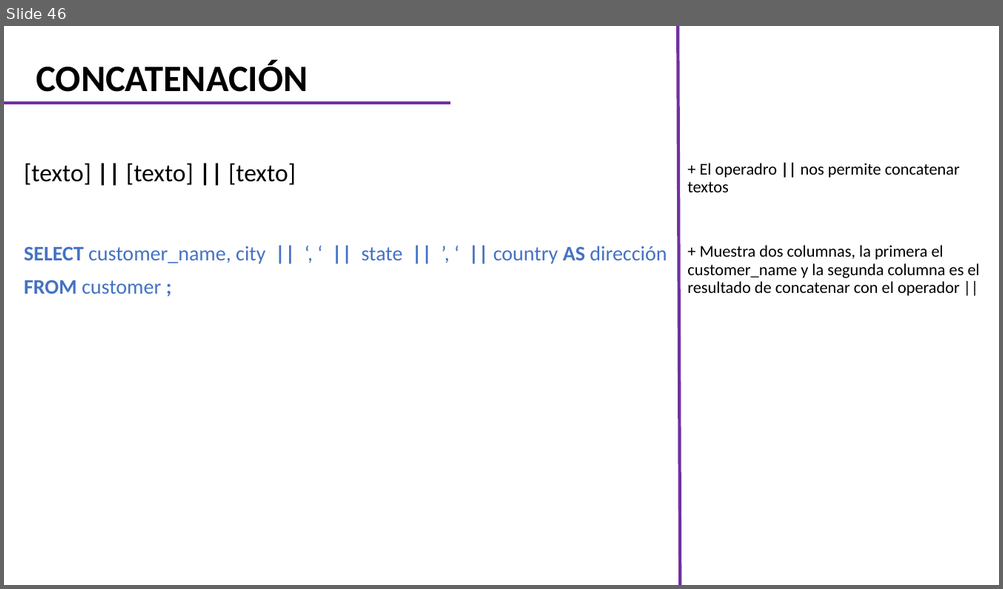
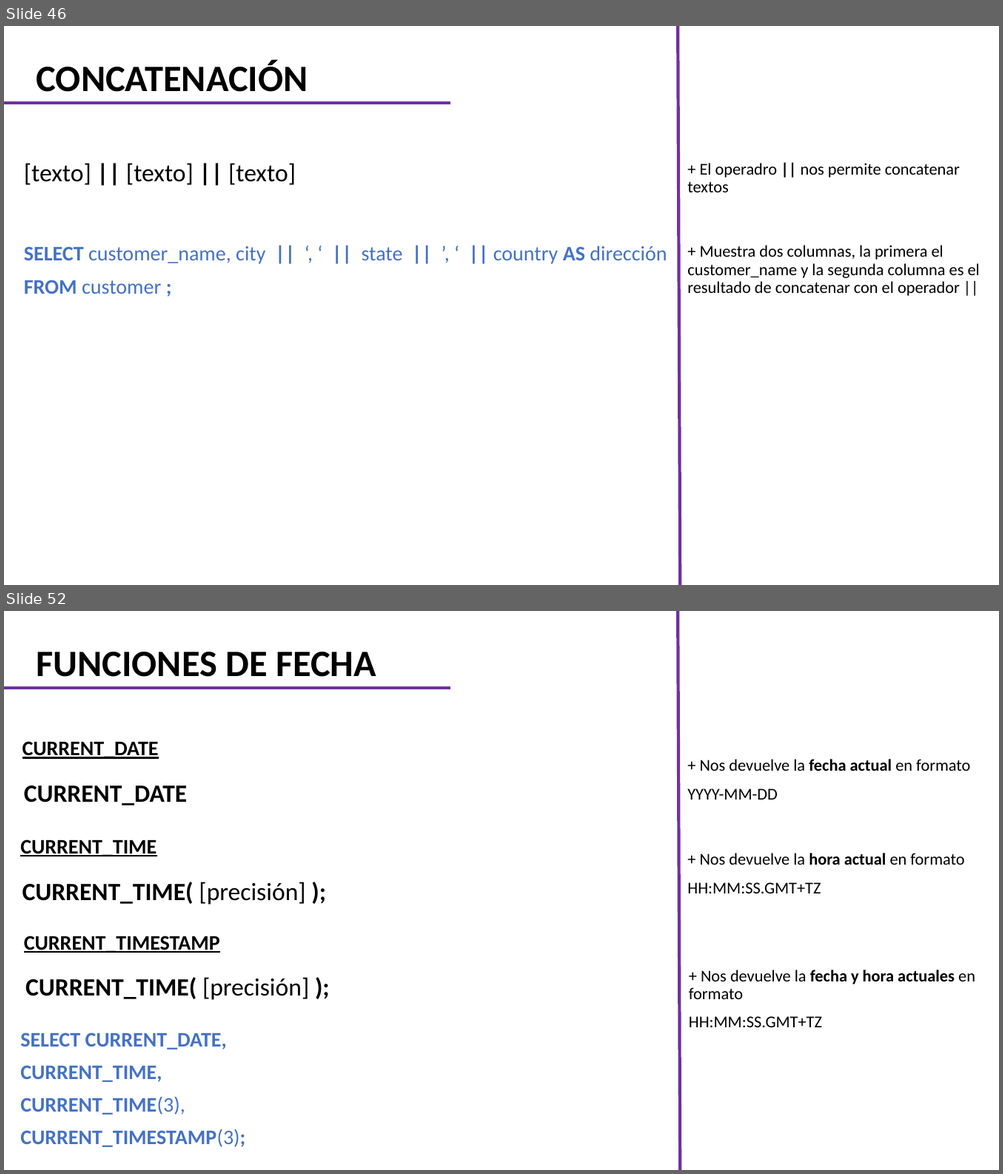
Before and after one commit to CarlosCamposs/Curso-AABD_SQL, a slide deck: Curso AABD-SQL (Notas).pptx. Shown one above the other, each under a label of ours: slide 46 before the commit, slides 46 and 52 after it; the slides between them are not shown. The pictures are 1003x589 and 1003x1174 pixels, drawn with LibreOffice and Linux fonts; fonts in the diff are those of the drawing. Boxes give left, top, right and bottom in pixels: in the first picture for what was removed or moved away, otherwise in the second. Text is boxed around its words. In the diff, an @@ line names an element or a change of style, - is before the commit and + after.

```diff
--- a/Curso AABD-SQL (Notas).pptx
+++ b/Curso AABD-SQL (Notas).pptx
@@ slide 52 added at (x1=4, y1=611, x2=999, y2=1170), background #FFFFFF @@
@@ line added from (680, 1170) to (677, 611), #7030A0 3 pt @@
@@ title added at (x1=37, y1=652, x2=376, y2=677), 36 pt, text #000000, bold @@
+FUNCIONES DE FECHA
@@ line added from (4, 689) to (450, 689), #7030A0 3 pt @@
@@ text added at (x1=22, y1=741, x2=159, y2=759), 20 pt, text #000000, bold, underline @@
+CURRENT_DATE
@@ text added at (x1=687, y1=759, x2=970, y2=800), 16 pt, text #000000 @@
++ Nos devuelve la fecha actual en formato
+YYYY-MM-DD
@@ subtitle added at (x1=24, y1=786, x2=187, y2=806), 24 pt, text #000000, bold @@
+CURRENT_DATE
@@ text added at (x1=20, y1=840, x2=156, y2=857), 20 pt, text #000000, bold, underline @@
+CURRENT_TIME
@@ text added at (x1=687, y1=853, x2=964, y2=894), 16 pt, text #000000 @@
++ Nos devuelve la hora actual en formato
+HH:MM:SS.GMT+TZ
@@ text added at (x1=22, y1=882, x2=305, y2=905), 24 pt, text #000000, bold @@
+CURRENT_TIME( [precisión] );
@@ text added at (x1=24, y1=936, x2=220, y2=953), 20 pt, text #000000, bold, underline @@
+CURRENT_TIMESTAMP
@@ text added at (x1=25, y1=977, x2=309, y2=1000), 24 pt, text #000000, bold @@
+CURRENT_TIME( [precisión] );
@@ text added at (x1=688, y1=970, x2=975, y2=1028), 16 pt, text #000000 @@
++ Nos devuelve la fecha y hora actuales en formato
+HH:MM:SS.GMT+TZ
@@ text added at (x1=20, y1=1033, x2=245, y2=1147), 20 pt, text #4472C4, bold @@
+SELECT CURRENT_DATE,
+CURRENT_TIME,
+CURRENT_TIME(3),
+CURRENT_TIMESTAMP(3);
```
Also in this commit, not shown: 5 other slides added.
